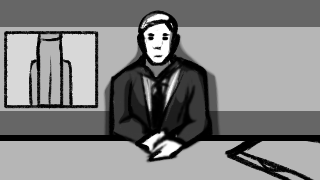
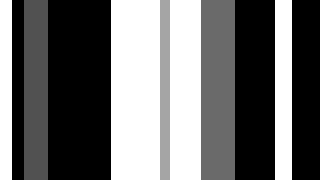
Two versions of the same layered image (320px x 180px). Layer-by-layer changes:
painted on "Paint Layer 2" (1st of 2, in "Group 1" › "Group 6") over [0, 0, 320, 180]
painted on "Background" over [0, 0, 320, 180]